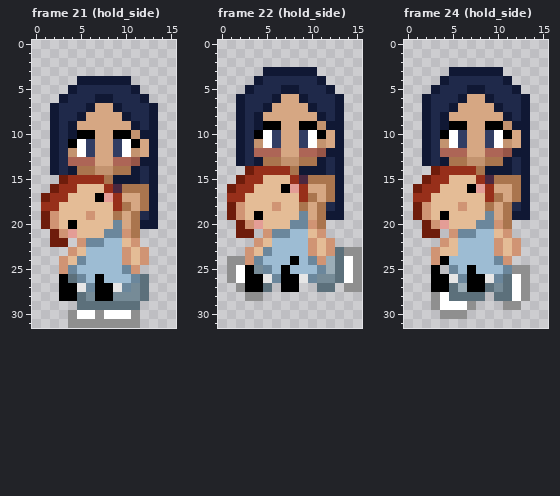
Edited in one commit: pixel-art file (art/player_demo.aseprite). Above, as it was before the edit.
16x32 pixels, 24 frames. Shown: frame 21 (hold_side), frame 22 (hold_side), frame 24 (hold_side). The commit also changed other frames, which this record leaves out.
The same view after the edit:
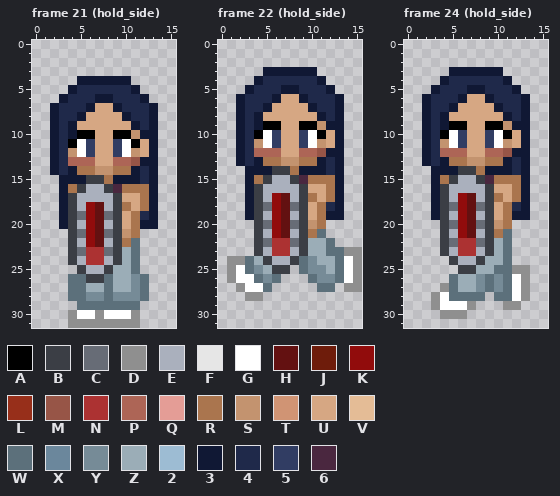
Palette (. is transparent): A #000000  B #3b3e45  C #676c76  D #8f8f8f  E #aab0bd  F #e6e6e6  G #ffffff  H #631111  J #6e1c0b  K #910c0c  L #972f1a  M #975547  N #ac3232  P #ad6556  Q #e49d96  R #aa754e  S #c3936f  T #d09474  U #d6a783  V #e4bc96  W #5c707b  X #6b879c  Y #768b97  Z #9badb7  2 #9dbcd3  3 #101834  4 #1f294a  5 #313d63  6 #4a273f
Edits made:
layer "thermometer" now shown
layer "doll" now hidden
Changed rows in their new state; - is an unchanged pixel.
Frame 21 (hold_side):
first column x 1:
15 --333BB-----
16 -.3RBEEB----
17 ..3BEEEEB---
18 ..3BEKHEB---
19 ..3BCKHCB---
20 ..3BEKHEB---
21 -..BCKHCBS--
22 -..BEKHEBRW-
23 ---BCNNCBZW.
24 --.BENNEBZW.
25 --..BEEBZZW-
26 --.-WBBWZZY-
27 --.WWZZWZZ--
28 --.W--YW----
Frame 22 (hold_side):
first column x 1:
14 --333BB-----
15 -.3RBEEB----
16 ..3BEEEEB---
17 ..3BEKHEB---
18 ..3BCKHCB---
19 ..3BEKHEB---
20 -..BCKHCBS--
21 -..BEKHEBRW-
22 ---BCNNCBZZW
23 --.BENNEBZZW
24 --WZBEEBWYZ-
25 --W-ZBB.WYY-
26 --GWYW...W--
27 --GG--..----
Frame 24 (hold_side):
first column x 1:
14 --333BB-----
15 -.3RBEEB----
16 ..3BEEEEB---
17 ..3BEKHEB---
18 ..3BCKHCB---
19 ..3BEKHEB---
20 -..BCKHCBS--
21 -..BEKHEBRW-
22 ---BCNNCBZW.
23 --.BENNEBZW.
24 --..BEEBZZW-
25 --.-.BBZZWW-
26 --..WZZYWY--
27 --.D--ZY----
Pixel boxes of the changes (left, top, right, bottom) in both pictures:
changed: (41, 175, 149, 301)
changed: (227, 166, 335, 292)
changed: (413, 166, 521, 292)
